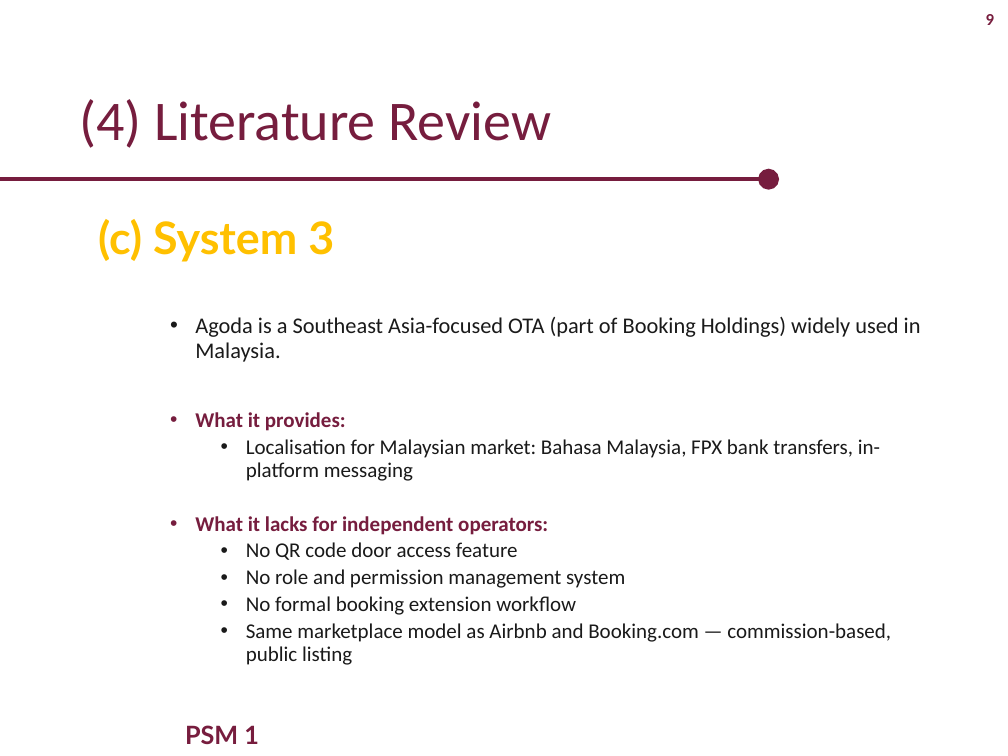
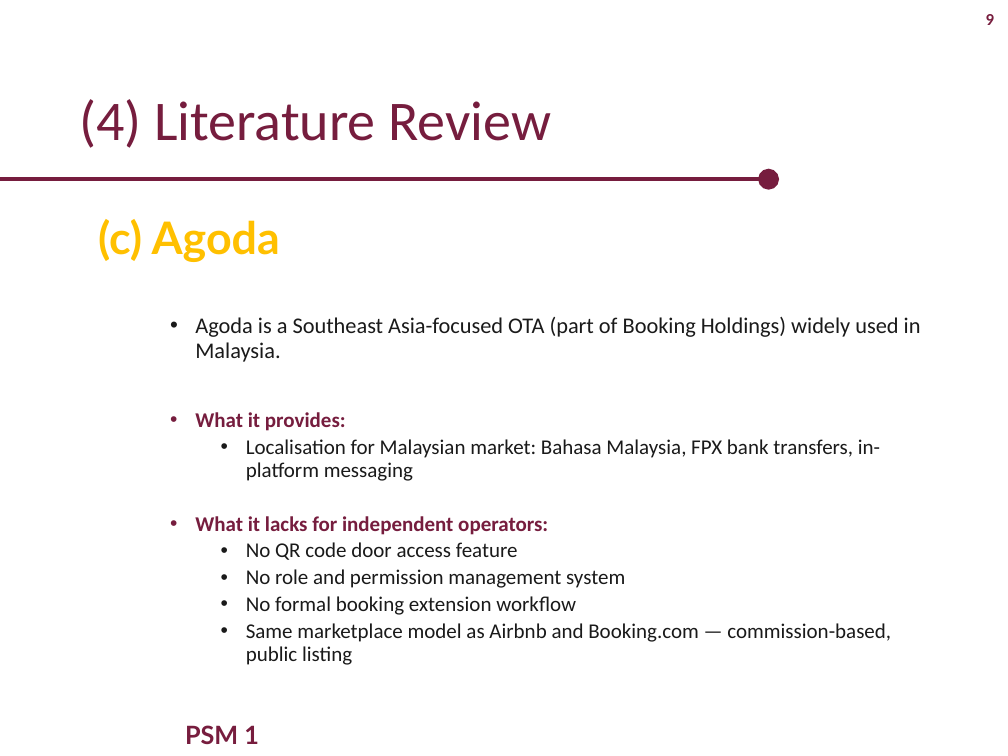
Before and after one commit to aisyahumairah/HomeLodge-Doc, a slide deck: slide 9 of docs/Presentation/HomeLodge_PSM1_v2.pptx. Drawn at 1008x756 pixels with LibreOffice and Linux fonts; fonts in the diff are those of the drawing; background and template pictures are left out. Boxes give left, top, right and bottom in pixels: in the first picture for what was removed or moved away, otherwise in the second. Text is boxed around its words. In the diff, an @@ line names an element or a change of style, - is before the commit and + after.

```diff
--- a/docs/Presentation/HomeLodge_PSM1_v2.pptx
+++ b/docs/Presentation/HomeLodge_PSM1_v2.pptx
@@ text at [98,219,280,262]: text changed @@
-(c) System 3
+(c) Agoda
```
Also in this commit, not shown: 7 other slides changed, 1 other file.
